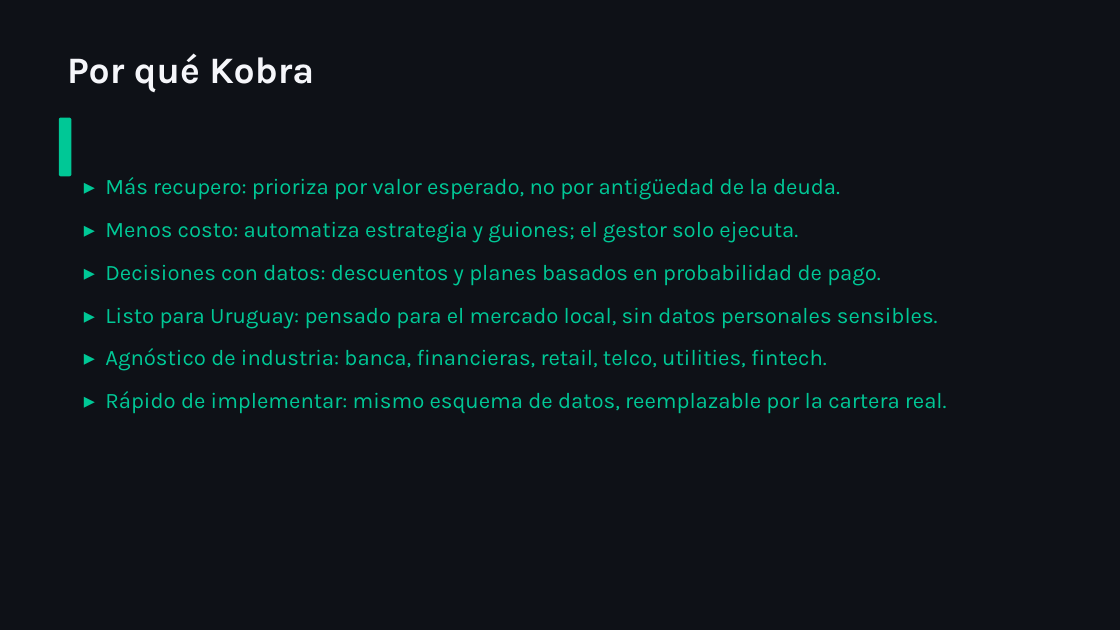
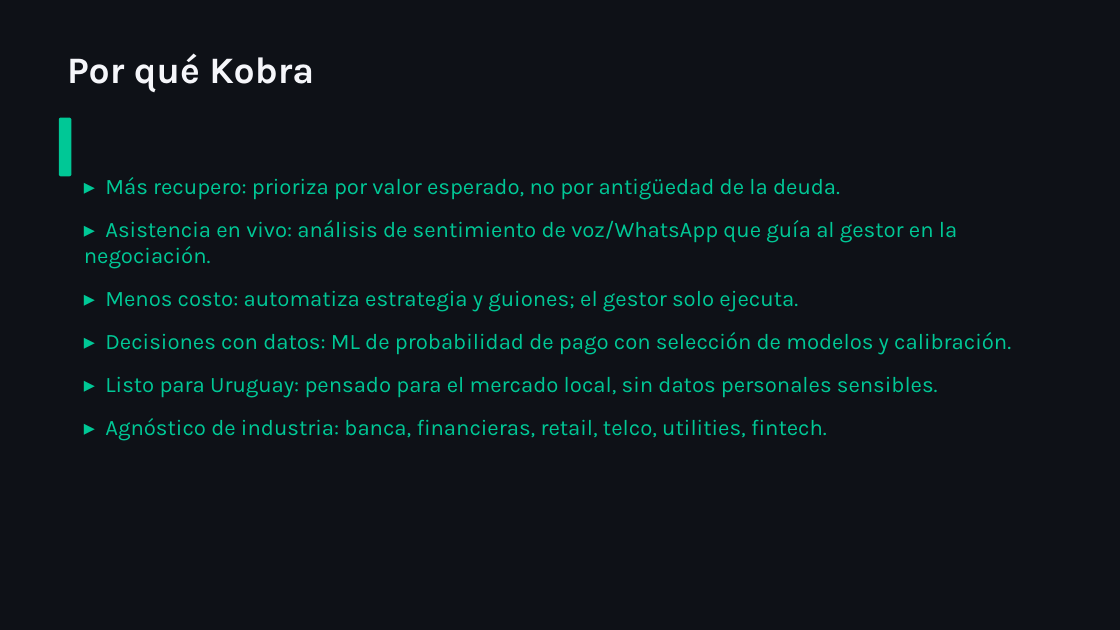
Before and after one commit to vieraschiavi/Kobra, a slide deck: slide 10 of presentation/Kobra_Presentacion_Gerencial.pptx (slide 9 before the commit). Drawn at 1120x630 pixels with LibreOffice and Linux fonts; fonts in the diff are those of the drawing. Boxes give left, top, right and bottom in pixels: in the first picture for what was removed or moved away, otherwise in the second. Text is boxed around its words. In the diff, an @@ line names an element or a change of style, - is before the commit and + after.

```diff
--- a/presentation/Kobra_Presentacion_Gerencial.pptx
+++ b/presentation/Kobra_Presentacion_Gerencial.pptx
@@ text at <box>84,220,957,269</box>: paragraph added @@
+▸ Asistencia en vivo: análisis de sentimiento de voz/WhatsApp que guía al gestor en la negociación.
@@ text at <box>105,332,1011,355</box>: text changed @@
-▸ Decisiones con datos: descuentos y planes basados en probabilidad de pago.
+▸ Decisiones con datos: ML de probabilidad de pago con selección de modelos y calibración.
@@ text at <box>105,391,947,413</box>: paragraph removed @@
-▸ Rápido de implementar: mismo esquema de datos, reemplazable por la cartera real.
```
Also in this commit, not shown: 1 other slide changed, 1 slide added, 19 other files.
